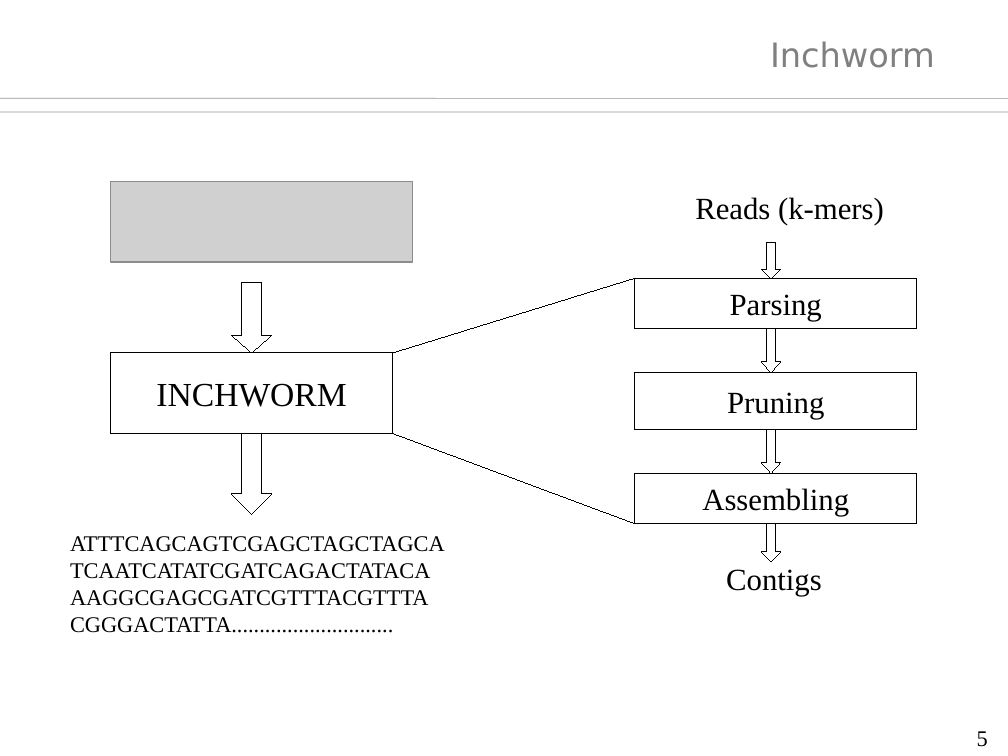
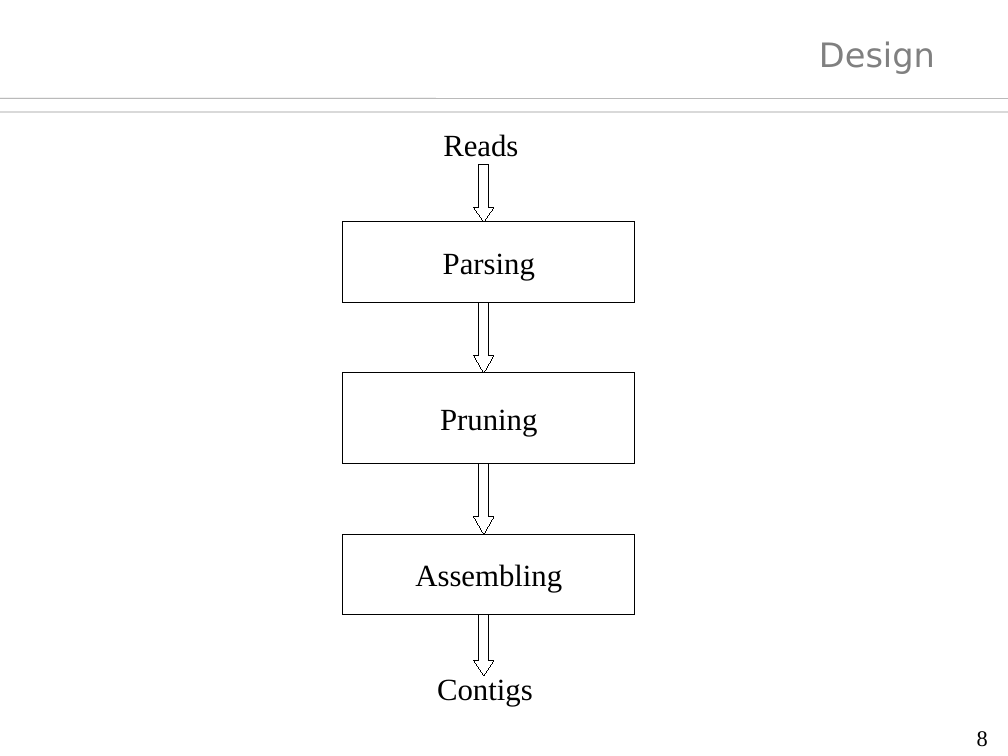
Before and after one commit to sh-ankur/parallel-inchworm, a slide deck: slide 8 of thesis/thesis-ppt.odp (slide 5 before the commit). Drawn at 1008x756 pixels with LibreOffice and Linux fonts; fonts in the diff are those of the drawing; grey boxes stand for pictures; background and template pictures are left out. Boxes give left, top, right and bottom in pixels: in the first picture for what was removed or moved away, otherwise in the second. Text is boxed around its words. In the diff, an @@ line names an element or a change of style, - is before the commit and + after.

```diff
--- a/thesis/thesis-ppt.odp
+++ b/thesis/thesis-ppt.odp
@@ title at (x1=819, y1=41, x2=935, y2=74): text changed @@
-Inchworm
+Design
@@ text added at (x1=443, y1=134, x2=518, y2=157), 22 pt, text #000000 @@
+Reads
@@ down arrow resized from (x1=761, y1=429, x2=780, y2=474) to (x1=474, y1=165, x2=494, y2=222) @@
@@ down arrow at (x1=474, y1=165, x2=494, y2=222): proportions changed @@
@@ picture removed at (x1=111, y1=181, x2=413, y2=262) @@
@@ text removed at (x1=695, y1=197, x2=884, y2=225) @@
-Reads (k-mers)
@@ rectangle "Parsing" resized from (x1=635, y1=278, x2=917, y2=329) to (x1=343, y1=222, x2=635, y2=302) @@
@@ down arrow removed at (x1=761, y1=243, x2=780, y2=278) @@
@@ line removed from (393, 353) to (635, 278) @@
@@ down arrow at (x1=474, y1=302, x2=494, y2=373): proportions changed @@
@@ down arrow resized from (x1=232, y1=282, x2=272, y2=353) to (x1=474, y1=302, x2=494, y2=373) @@
@@ down arrow removed at (x1=761, y1=329, x2=780, y2=373) @@
@@ rectangle removed at (x1=111, y1=353, x2=393, y2=433) @@
-INCHWORM
@@ rectangle "Pruning" resized from (x1=635, y1=373, x2=917, y2=429) to (x1=343, y1=373, x2=635, y2=464) @@
@@ down arrow removed at (x1=232, y1=433, x2=272, y2=514) @@
@@ line removed from (393, 433) to (635, 523) @@
@@ down arrow added at (x1=474, y1=464, x2=494, y2=534), fill #FFFFFF, outline #000000 0 pt @@
@@ text removed at (x1=60, y1=524, x2=454, y2=709) @@
-ATTTCAGCAGTCGAGCTAGCTAGCATCAATCATATCGATCAGACTATACAAAGGCGAGCGATCGTTTACGTTTACGGGACTATTA.............................
@@ rectangle "Assembling" resized from (x1=635, y1=473, x2=917, y2=523) to (x1=343, y1=534, x2=635, y2=615) @@
@@ down arrow removed at (x1=761, y1=523, x2=780, y2=560) @@
@@ down arrow added at (x1=474, y1=615, x2=494, y2=675), fill #FFFFFF, outline #000000 0 pt @@
@@ text "Contigs" moved from (x1=726, y1=569, x2=822, y2=596) to (x1=437, y1=679, x2=533, y2=707) @@
@@ page number at (x1=977, y1=731, x2=988, y2=747): text changed @@
-5
+8
```
Also in this commit, not shown: 14 other slides changed, 17 slides added, 7 slides removed, 23 other files.
